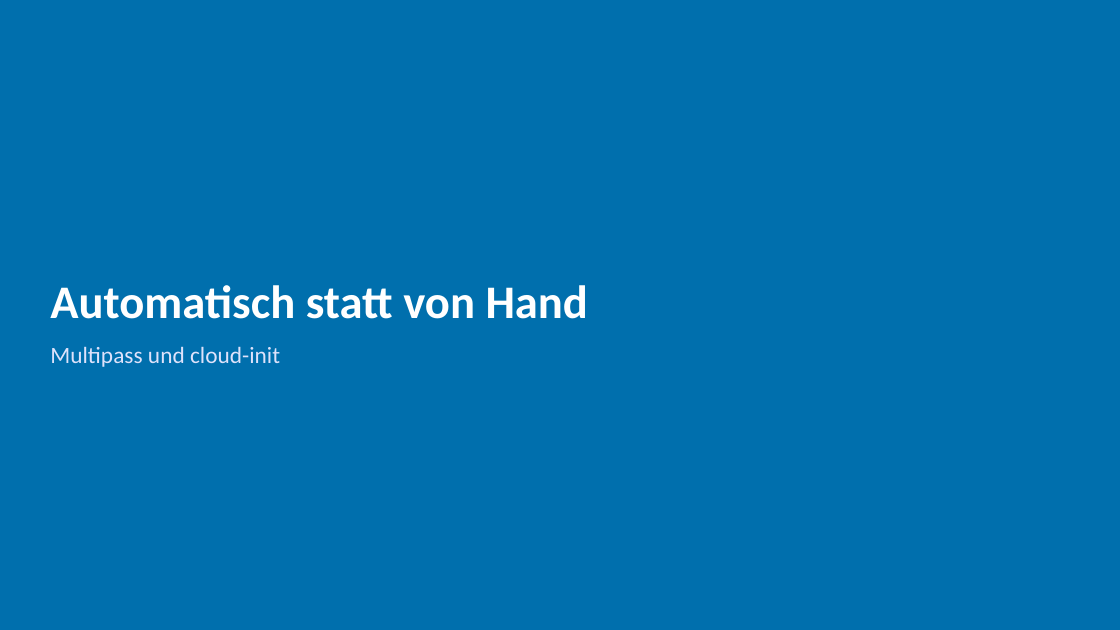
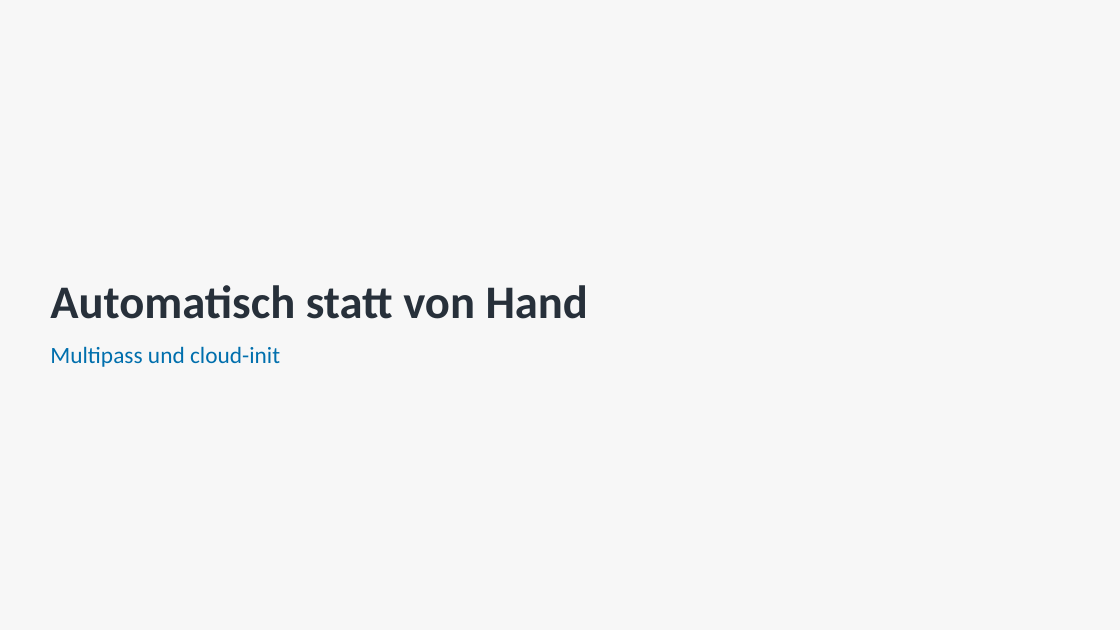
Before and after one commit to pat-teacher/azure-basics-training, a slide deck: slide 8 of praesentationen/input-01-virtualisierung.pptx. Drawn at 1120x630 pixels with LibreOffice and Linux fonts; fonts in the diff are those of the drawing; background and template pictures are left out. Boxes give left, top, right and bottom in pixels: in the first picture for what was removed or moved away, otherwise in the second. Text is boxed around its words. In the diff, an @@ line names an element or a change of style, - is before the commit and + after.

```diff
--- a/praesentationen/input-01-virtualisierung.pptx
+++ b/praesentationen/input-01-virtualisierung.pptx
@@ background #006FAD to #F7F7F7 @@
@@ title "Automatisch statt von Hand" at box(50, 285, 588, 319): text colour #FFFFFF to #27303A @@
@@ text "Multipass und cloud-init" at box(50, 346, 280, 367): text colour #DEE2FB to #006FAD @@
```
Also in this commit, not shown: 2 other slides changed, 6 other files.
